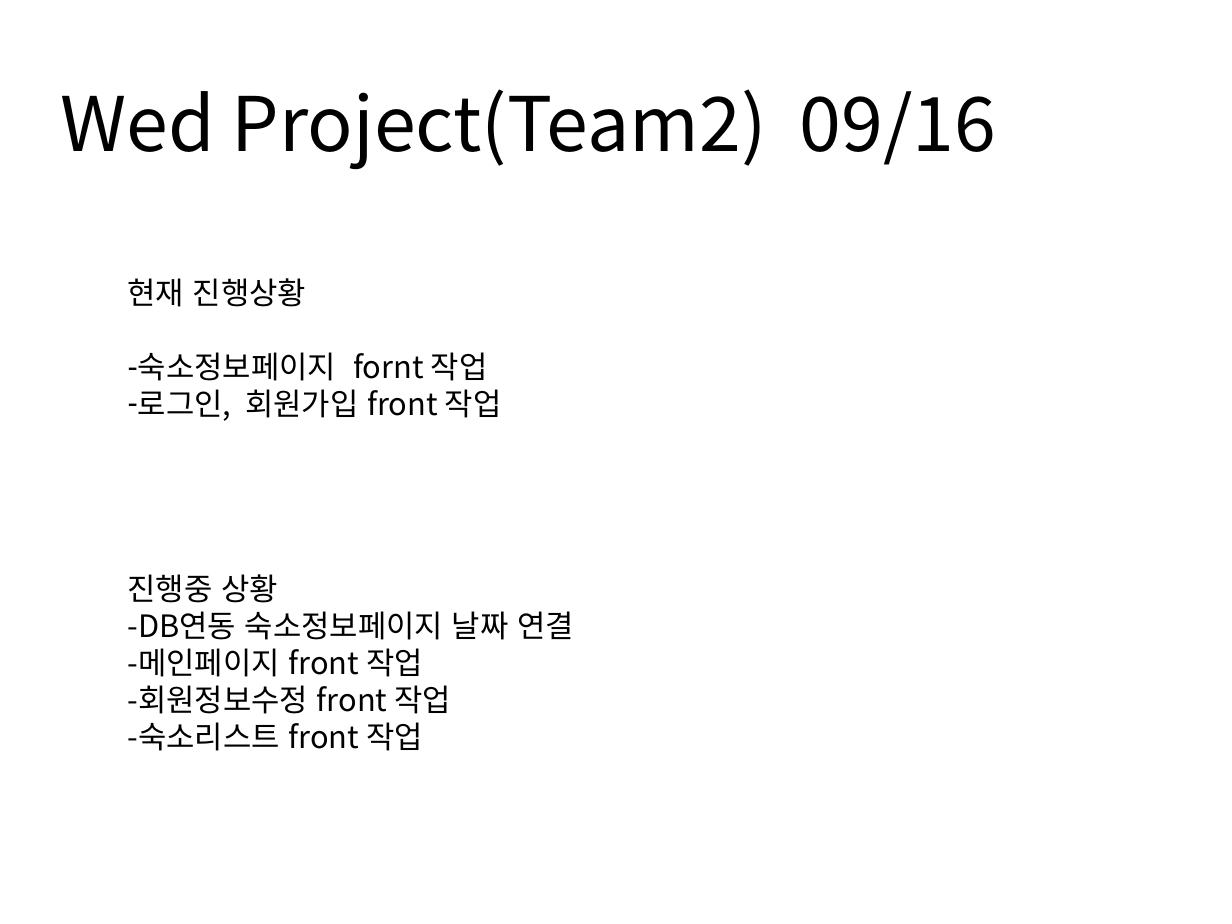
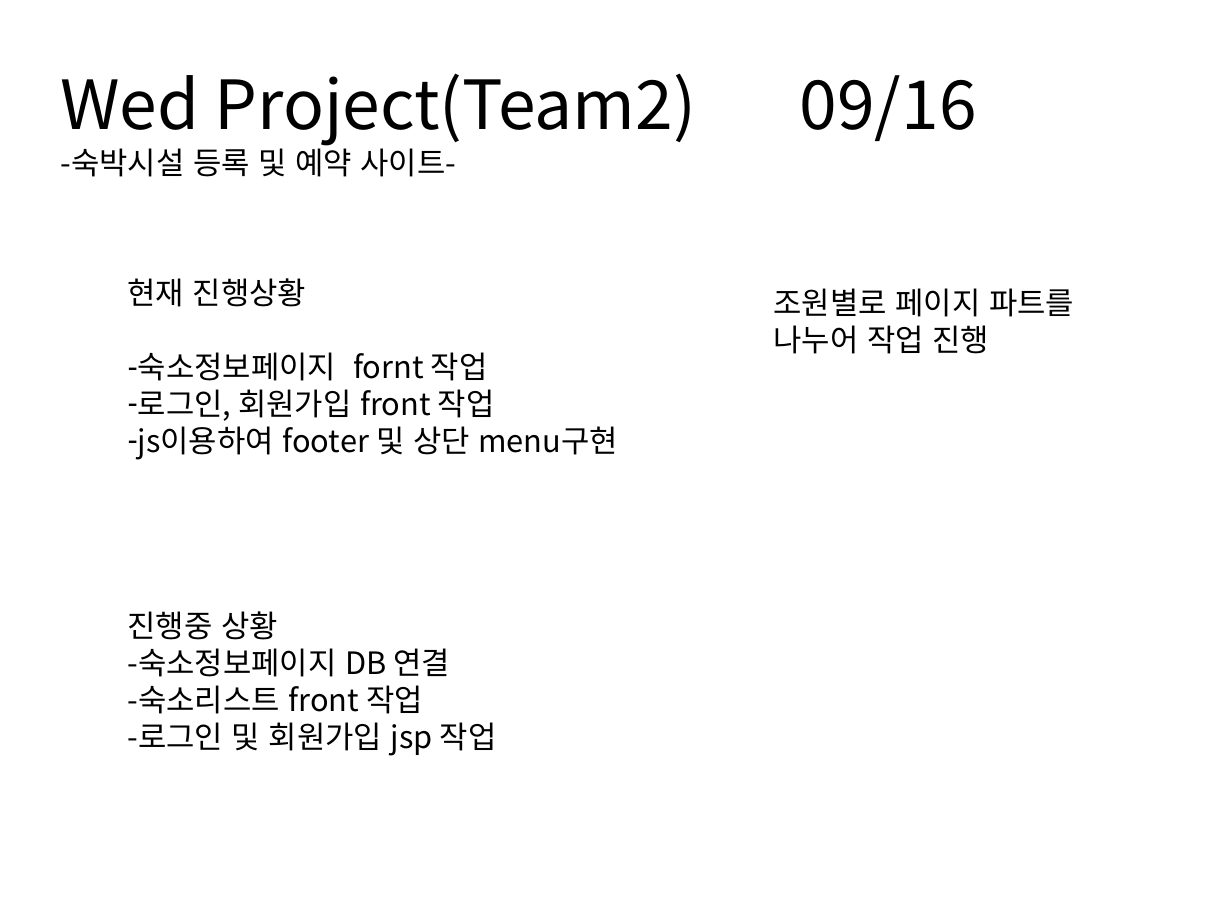
Before and after one commit to HyoJip/team2, a slide deck: slide 1 of ppt/포트폴리오.pptx. Drawn at 1232x924 pixels with LibreOffice and Linux fonts; fonts in the diff are those of the drawing. Boxes give left, top, right and bottom in pixels: in the first picture for what was removed or moved away, otherwise in the second. Text is boxed around its words. In the diff, an @@ line names an element or a change of style, - is before the commit and + after.

Commit message:
9/16 포트폴리오 ppt 자료(수정)

```diff
--- a/ppt/포트폴리오.pptx
+++ b/ppt/포트폴리오.pptx
@@ title at (60, 73, 696, 146): size 44 to 39.6 pt in "Wed Project(Team2) 09/16" @@
@@ title at (60, 142, 457, 177): paragraph added @@
+-숙박시설 등록 및 예약 사이트-
@@ text added at (774, 288, 1074, 354), 18 pt, text #000000 @@
+조원별로 페이지 파트를 나누어 작업 진행
@@ text at (138, 426, 618, 460): paragraph added @@
+– js이용하여 footer 및 상단 menu구현
@@ text at (128, 648, 451, 677): text changed @@
--DB연동 숙소정보페이지 날짜 연결
--메인페이지 front 작업
--회원정보수정 front 작업
+-숙소정보페이지 DB 연결
@@ text at (128, 722, 497, 756): paragraph added @@
+-로그인 및 회원가입 jsp 작업
```
Also in this commit, not shown: 3 other slides changed.
